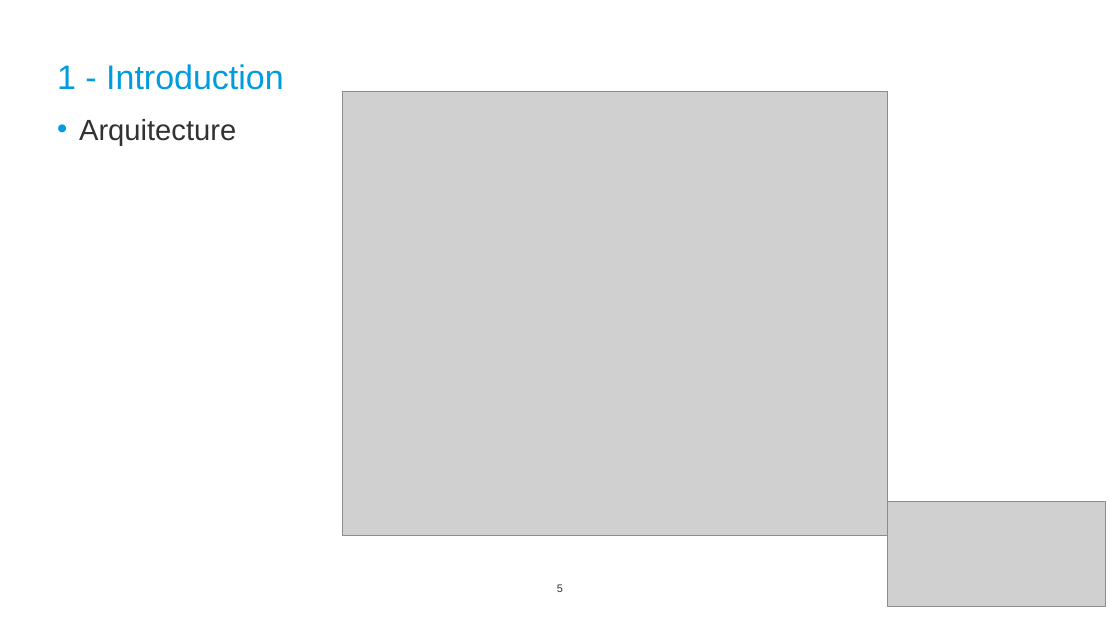
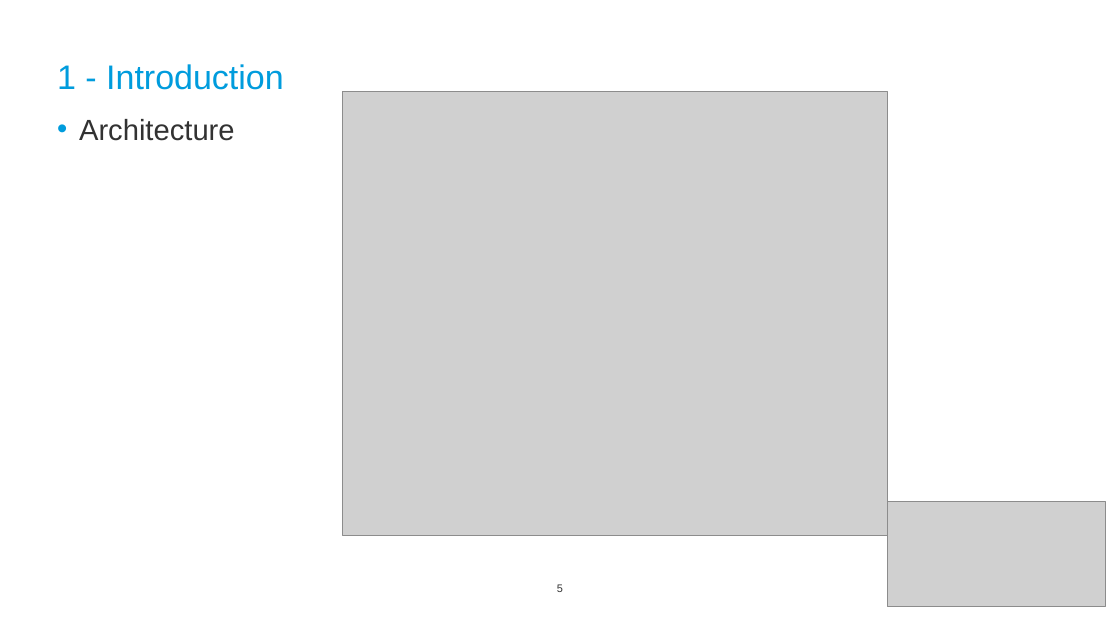
Before and after one commit to celsoaf/BrightScript-Debugger, a slide deck: slide 5 of doc/10-Apresentação.pptx. Drawn at 1120x630 pixels with LibreOffice and Linux fonts; fonts in the diff are those of the drawing; grey boxes stand for pictures; background and template pictures are left out. Boxes give left, top, right and bottom in pixels: in the first picture for what was removed or moved away, otherwise in the second. Text is boxed around its words. In the diff, an @@ line names an element or a change of style, - is before the commit and + after.

```diff
--- a/doc/10-Apresentação.pptx
+++ b/doc/10-Apresentação.pptx
@@ text at (79, 119, 235, 141): text changed @@
-• Arquitecture
+• Architecture
```
Also in this commit, not shown: 2 other slides changed.
